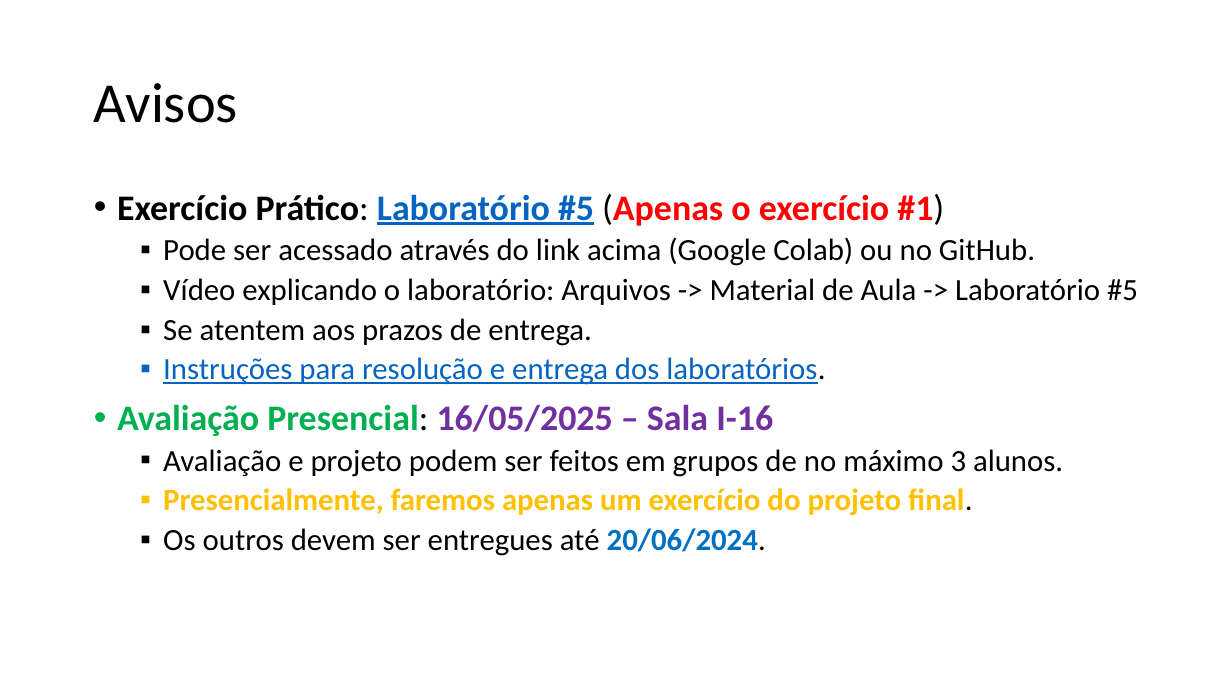
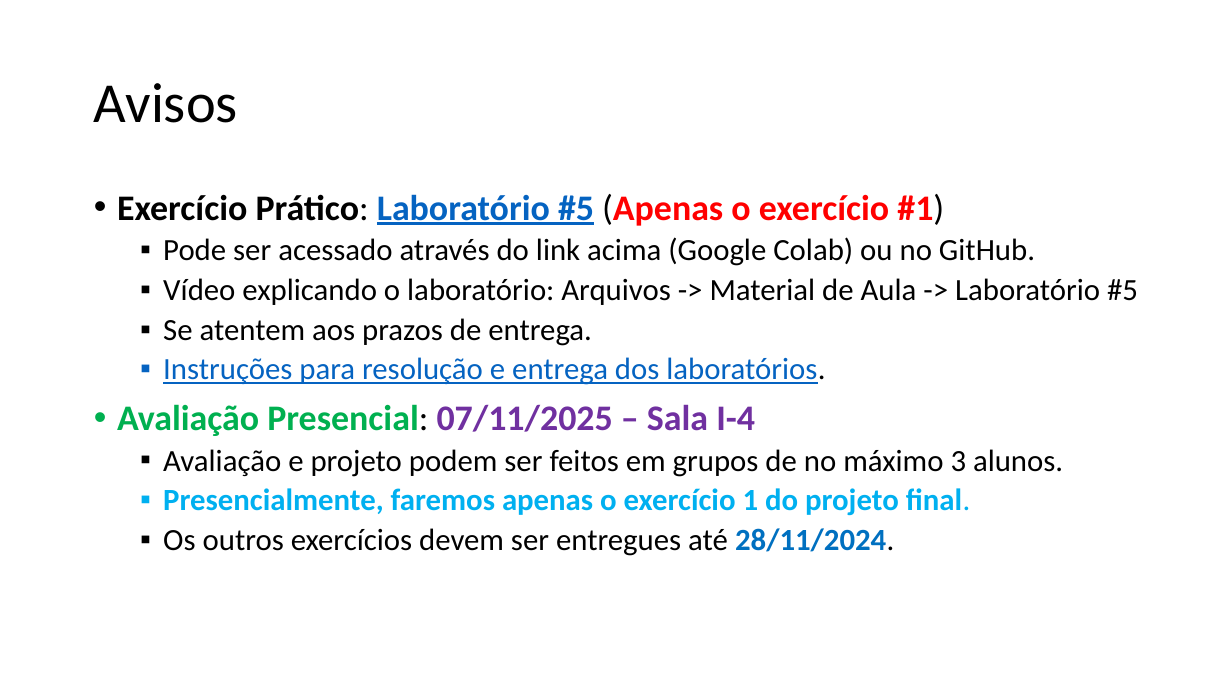
Before and after one commit to zz4fap/t319_aprendizado_de_maquina, a slide deck: slide 13 of slides/T319_Regressão_Linear (Parte IV).pptx. Drawn at 1232x693 pixels with LibreOffice and Linux fonts; fonts in the diff are those of the drawing. Boxes give left, top, right and bottom in pixels: in the first picture for what was removed or moved away, otherwise in the second. Text is boxed around its words. In the diff, an @@ line names an element or a change of style, - is before the commit and + after.

Commit message:
update of slides

```diff
--- a/slides/T319_Regressão_Linear (Parte IV).pptx
+++ b/slides/T319_Regressão_Linear (Parte IV).pptx
@@ text at [117,404,755,436]: text changed @@
-• Avaliação Presencial: 16/05/2025 – Sala I-16
+• Avaliação Presencial: 07/11/2025 – Sala I-4
@@ text at [163,488,970,556]: text changed; text colour #FFC000 to #00B0F0 @@
-  ▪ Presencialmente, faremos apenas um exercício do projeto final.
-  ▪ Os outros devem ser entregues até 20/06/2024.
+  ▪ Presencialmente, faremos apenas o exercício 1 do projeto final.
+  ▪ Os outros exercícios devem ser entregues até 28/11/2024.
```
Also in this commit, not shown: 2 other slides changed, 2 other files.
